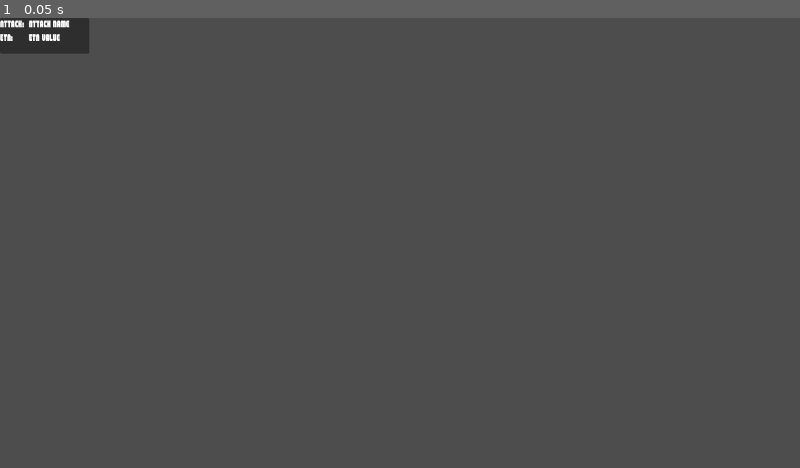
Above: before the commit, frame 1.
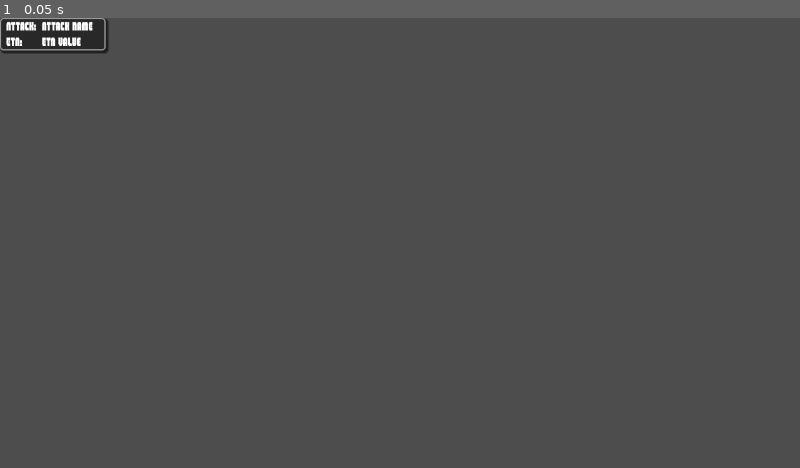
Above: after the commit, the same moment.

Repository: mmyumu/OVNI-godot
Game: Godot game, scene res://global/event_info_panel.tscn
Same seed, same stepped clock (60 frames per second), same inputs: the game is played once before the commit and once after it. This scene is started directly instead of the project's main scene.
Inputs:
- Up to frame 1 (0.05 s): no input

The runs differ from the first frame. In frame 1, 0.6% of the frame differs, in the area x 0-14%, y 0-8%.
Error in both runs: Invalid access to property or key 'name' on a base object of type 'Nil'. (res://global/event_info_panel.gd:7)

Commit message:
ETA computed on alternate left/right, upgrade panel info style

Diff:
--- a/data/ship.gd
+++ b/data/ship.gd
@@ -13,7 +13,23 @@
 		current_location = get_base().location
 
 	var distance = current_location.distance_to(destination)
-	return DatetimeData.new(Saver.data.datetime.timestamp + (distance / speed))
+
+	var alternate_left = Vector2(destination.x - Saver.data.earth.width, destination.y)
+	var distance_left = (alternate_left - current_location).length()
+
+
+	var alternate_right = Vector2(destination.x + Saver.data.earth.width, destination.y)
+	var distance_right = (alternate_right - current_location).length()
+
+	var eta
+	if distance_left < distance:
+		eta = DatetimeData.new(Saver.data.datetime.timestamp + (distance_left / speed))
+	elif distance_right < distance:
+		eta = DatetimeData.new(Saver.data.datetime.timestamp + (distance_right / speed))
+	else:
+		eta = DatetimeData.new(Saver.data.datetime.timestamp + (distance / speed))
+
+	return eta
 
 func get_base() -> BaseData:
 	return Saver.data.bases[base_id]
--- a/global/event_info_panel.gd
+++ b/global/event_info_panel.gd
@@ -4,8 +4,8 @@
 var event: AttackData
 
 func _ready():
-	$Panel/GridContainer/AttackValueLabel.text = event.name
-	$Panel/GridContainer/ETAValueLabel.text = ship.compute_eta(event.location).get_datetime_str()
+	$PanelContainer/GridContainer/AttackValueLabel.text = event.name
+	$PanelContainer/GridContainer/ETAValueLabel.text = ship.compute_eta(event.location).get_datetime_str()
 
 func set_data(ship_to_set: ShipData, event_to_set: AttackData):
 	event = event_to_set
--- a/global/event_info_panel.tscn
+++ b/global/event_info_panel.tscn
@@ -1,37 +1,57 @@
-[gd_scene load_steps=3 format=3 uid="uid://cl65tp7eungkb"]
+[gd_scene load_steps=4 format=3 uid="uid://cl65tp7eungkb"]
 
 [ext_resource type="Script" path="res://global/event_info_panel.gd" id="1_2o3pn"]
 [ext_resource type="FontFile" uid="uid://c1mgwsb6wtd8q" path="res://fonts/shogunate/ShogunateCondensed-nRxWY.otf" id="1_puwcb"]
 
+[sub_resource type="StyleBoxFlat" id="StyleBoxFlat_d0kbh"]
+content_margin_left = 10.0
+content_margin_right = 10.0
+bg_color = Color(0.156863, 0.156863, 0.156863, 1)
+border_width_left = 2
+border_width_top = 2
+border_width_right = 2
+border_width_bottom = 2
+border_color = Color(0.596078, 0.596078, 0.596078, 1)
+corner_radius_top_left = 5
+corner_radius_top_right = 5
+corner_radius_bottom_right = 5
+corner_radius_bottom_left = 5
+expand_margin_right = 10.0
+shadow_size = 3
+shadow_offset = Vector2(3, 3)
+
 [node name="EventInfoPanel" type="Node2D"]
 script = ExtResource("1_2o3pn")
 
-[node name="Panel" type="Panel" parent="."]
-offset_right = 143.0
-offset_bottom = 57.0
+[node name="PanelContainer" type="PanelContainer" parent="."]
+offset_right = 139.0
+offset_bottom = 52.0
+theme_override_styles/panel = SubResource("StyleBoxFlat_d0kbh")
 
-[node name="GridContainer" type="GridContainer" parent="Panel"]
-layout_mode = 0
-offset_right = 40.0
-offset_bottom = 40.0
+[node name="GridContainer" type="GridContainer" parent="PanelContainer"]
+layout_mode = 2
 columns = 2
 
-[node name="AttackLabel" type="Label" parent="Panel/GridContainer"]
+[node name="AttackLabel" type="Label" parent="PanelContainer/GridContainer"]
 layout_mode = 2
 theme_override_fonts/font = ExtResource("1_puwcb")
+theme_override_font_sizes/font_size = 20
 text = "Attack: "
 
-[node name="AttackValueLabel" type="Label" parent="Panel/GridContainer"]
+[node name="AttackValueLabel" type="Label" parent="PanelContainer/GridContainer"]
 layout_mode = 2
 theme_override_fonts/font = ExtResource("1_puwcb")
+theme_override_font_sizes/font_size = 20
 text = "Attack name"
 
-[node name="ETALabel" type="Label" parent="Panel/GridContainer"]
+[node name="ETALabel" type="Label" parent="PanelContainer/GridContainer"]
 layout_mode = 2
 theme_override_fonts/font = ExtResource("1_puwcb")
+theme_override_font_sizes/font_size = 20
 text = "ETA:"
 
-[node name="ETAValueLabel" type="Label" parent="Panel/GridContainer"]
+[node name="ETAValueLabel" type="Label" parent="PanelContainer/GridContainer"]
 layout_mode = 2
 theme_override_fonts/font = ExtResource("1_puwcb")
+theme_override_font_sizes/font_size = 20
 text = "ETA value"
